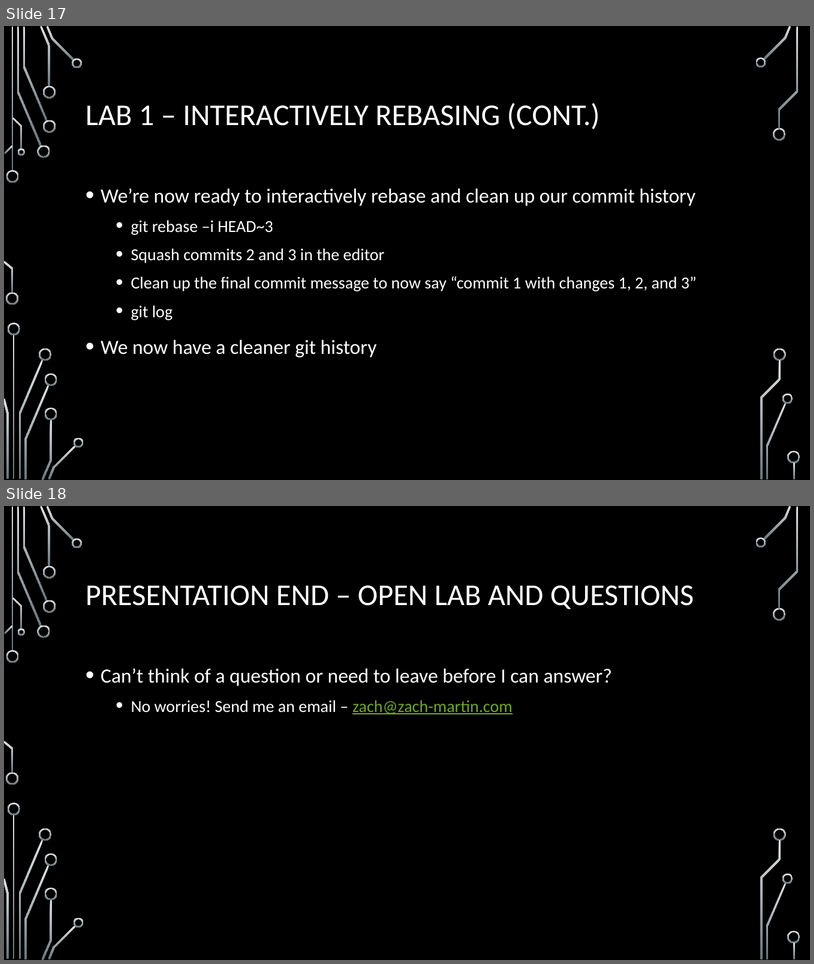
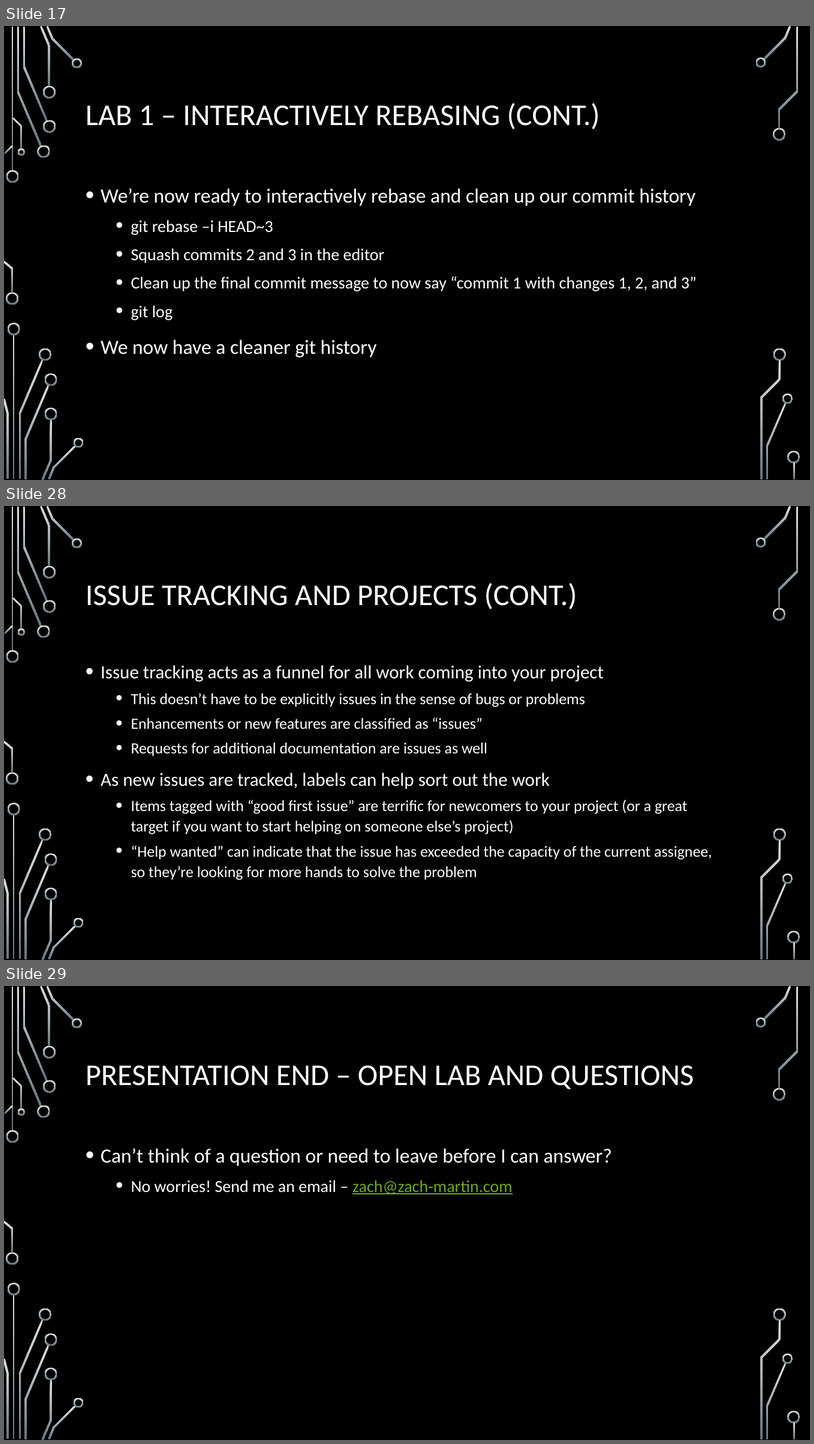
Before and after one commit to onideus/github-101-website, a slide deck: resources/Advanced github topics.pptx. Shown one above the other, each under a label of ours: slides 17 and 18 before the commit, slides 17, 28 and 29 after it; the slides between them are not shown. The pictures are 814x964 and 814x1444 pixels, drawn with LibreOffice and Linux fonts; fonts in the diff are those of the drawing; background and template pictures are left out. Boxes give left, top, right and bottom in pixels: in the first picture for what was removed or moved away, otherwise in the second. Text is boxed around its words. In the diff, an @@ line names an element or a change of style, - is before the commit and + after.

```diff
--- a/resources/Advanced github topics.pptx
+++ b/resources/Advanced github topics.pptx
@@ slide 28 added at box(4, 506, 810, 960), background picture (left out); not listed: 36 template elements that a slide beside it also shows @@
@@ title added at box(86, 583, 578, 609), 36 pt, text #FFFFFF @@
+ISSUE TRACKING AND PROJECTS (CONT.)
@@ text added at box(101, 665, 713, 880), 18.5 pt, text #FFFFFF @@
+• Issue tracking acts as a funnel for all work coming into your project
+  • This doesn’t have to be explicitly issues in the sense of bugs or problems
+  • Enhancements or new features are classified as “issues”
+  • Requests for additional documentation are issues as well
+• As new issues are tracked, labels can help sort out the work
+  • Items tagged with “good first issue” are terrific for newcomers to your project (or a great target if you want to start helping on someone else’s project)
+  • “Help wanted” can indicate that the issue has exceeded the capacity of the current assignee, so they’re looking for more hands to solve the problem
@@ what was slide 18 is now slide 29 @@
```
Also in this commit, not shown: 10 other slides added, 2 other files.
